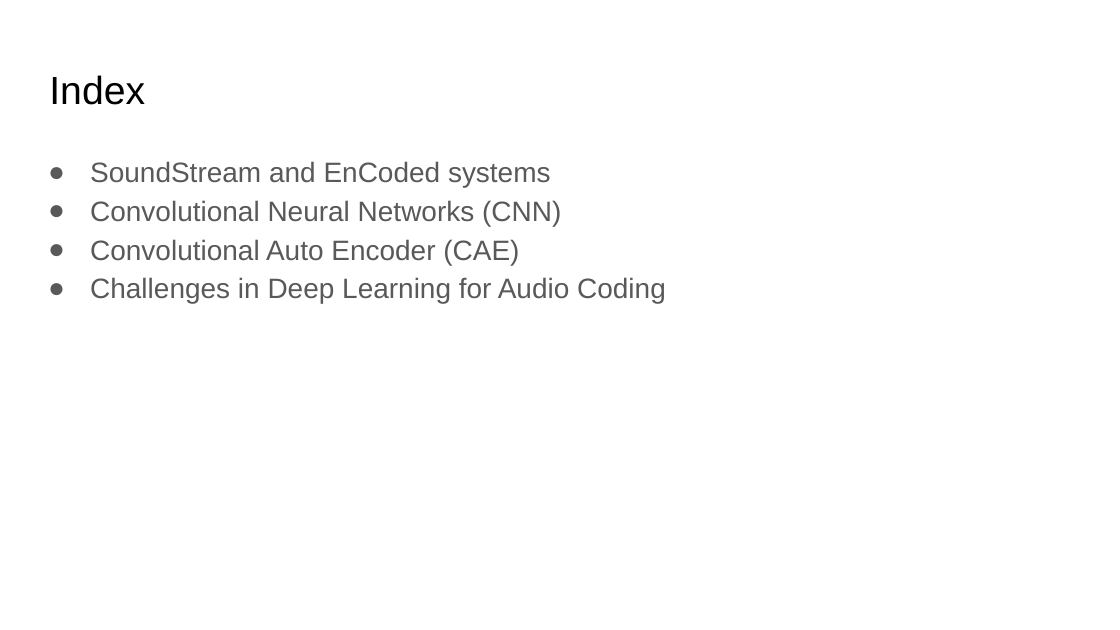
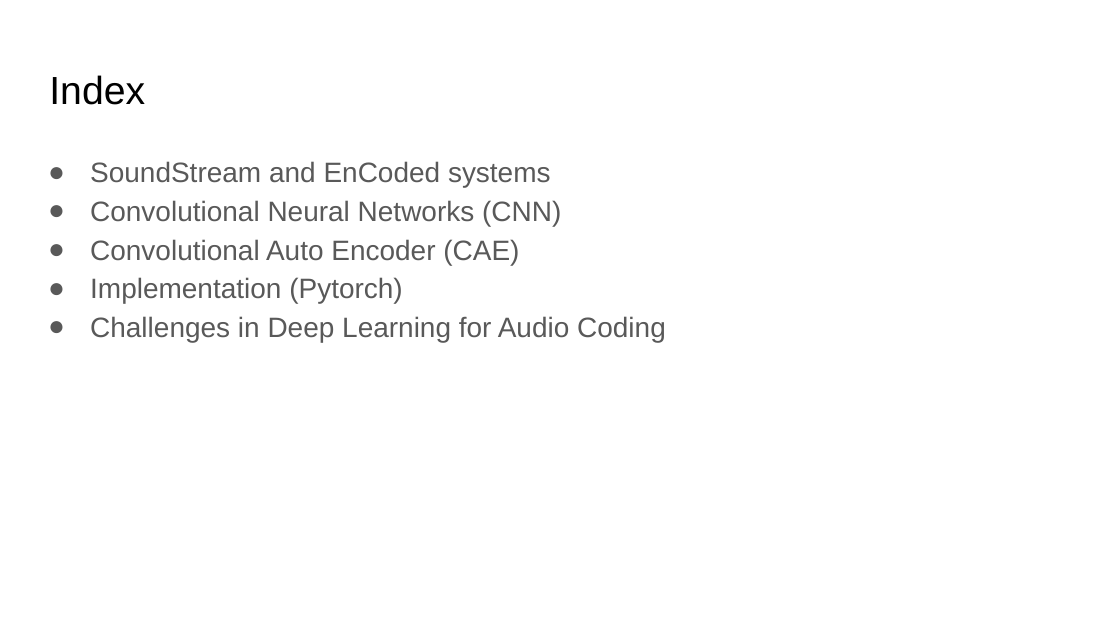
Before and after one commit to xserra/audio-coding-materials, a slide deck: slide 2 of lectures/6. Neural audio compression.pptx. Drawn at 1120x630 pixels with LibreOffice and Linux fonts; fonts in the diff are those of the drawing. Boxes give left, top, right and bottom in pixels: in the first picture for what was removed or moved away, otherwise in the second. Text is boxed around its words. In the diff, an @@ line names an element or a change of style, - is before the commit and + after.

Commit message:
added some slides

```diff
--- a/lectures/6. Neural audio compression.pptx
+++ b/lectures/6. Neural audio compression.pptx
@@ text at box(90, 277, 402, 303): paragraph added @@
+● Implementation (Pytorch)
```
Also in this commit, not shown: 1 other slide changed, 2 slides added, 1 slide removed.
